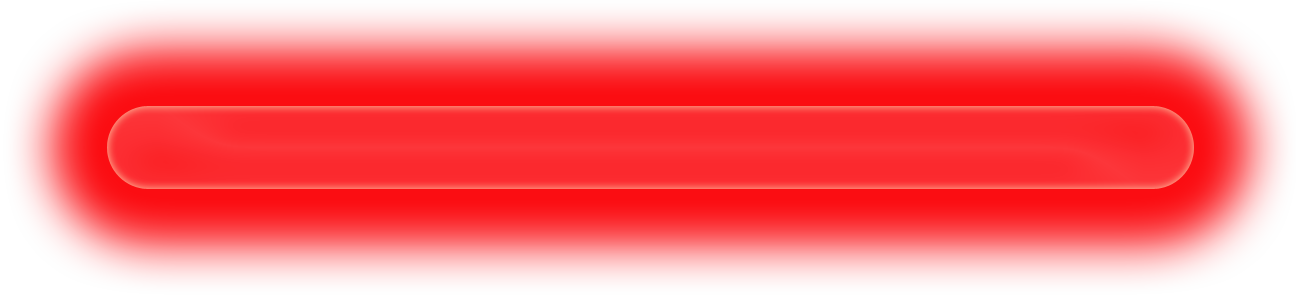
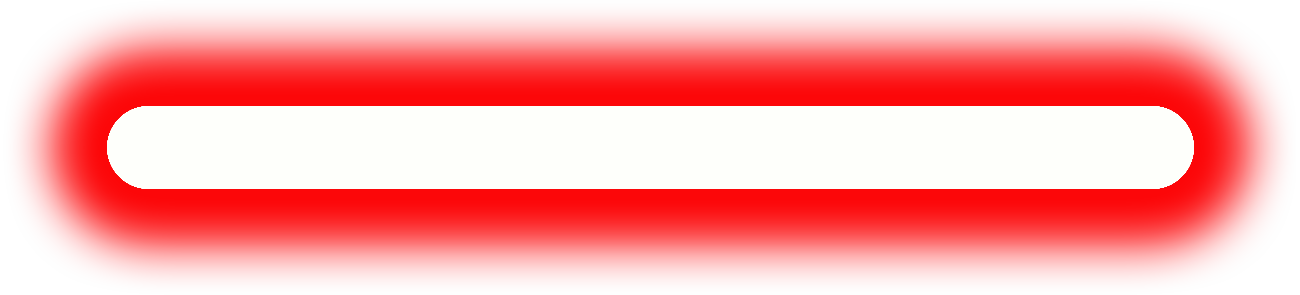
Layer changes from the first 1300 x 295 image to the second:
added layer "Layer 1" above "Background" over [40, 36, 1261, 259]
painted on "Background" over [40, 36, 1261, 259]
